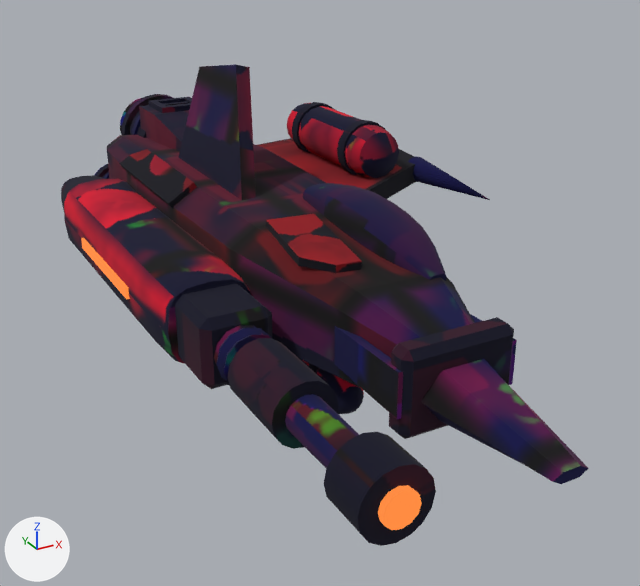
A saved change to the glTF model assets/models/ships/scrap_raider.glb.
One viewpoint serves both versions: a 50 mm lens placed at (-2.89, -6.45, 2.49), pointed at (0.25, -0.73, -0.37). Every picture has the same lights, and +X, +Y and +Z are marked at lower left. The older version comes first. Vertices at exactly the same position are counted once.

The first picture shows 'scrap_raider'.
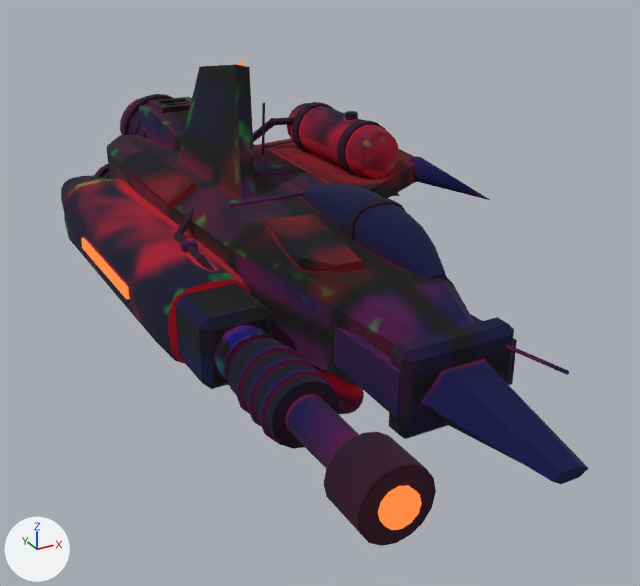
Boxes (x1, y1, x2, y2) around the edits, measured in the pictures (640 x 586 px):
'scrap_raider', reshaped
    before: (61, 64, 589, 546)
    after: (61, 62, 589, 546)
part 1 of me_scrap_raider, added
    after: (228, 192, 303, 208)
part 2 of me_scrap_raider, added
    after: (180, 240, 198, 252)
part 3 of me_scrap_raider, added
    after: (345, 111, 358, 120)
part 4 of me_scrap_raider, added
    after: (258, 369, 333, 445)
part 5 of me_scrap_raider, added
    after: (246, 357, 317, 427)
part 6 of me_scrap_raider, added
    after: (235, 346, 305, 414)
part 7 of me_scrap_raider, added (mostly hidden)
    after: (130, 112, 140, 135)
part 8 of me_scrap_raider, added (mostly hidden)
    after: (128, 99, 161, 135)
part 9 of me_scrap_raider, added
    after: (254, 160, 289, 177)
part 10 of me_scrap_raider, added
    after: (253, 103, 400, 196)
part 11 of me_scrap_raider, added (purple)
    after: (174, 209, 216, 271)
part 12 of me_scrap_raider, added
    after: (347, 199, 405, 240)
part 13 of me_scrap_raider, added
    after: (506, 345, 569, 375)
part 14 of me_scrap_raider, surface changed
    both: (61, 64, 589, 546)

Diff of the bpy script that builds the scene:
```diff
--- a/assets/models/ships/scrap_raider.glb.py
+++ b/assets/models/ships/scrap_raider.glb.py
@@ me_scrap_raider @@
 # used by ob_scrap_raider; location = (0.0, 0.0, 0.0)
-me_scrap_raider.from_pydata(...)  # 1959 vertices, 3722 faces; spans x -1.28..1.66, y -3.8..3.06, z -0.78..1.34
+me_scrap_raider.from_pydata(...)  # 2468 vertices, 4596 faces; spans x -1.28..1.66, y -3.8..3.06, z -0.78..1.36
+# me_scrap_raider part 1: a new loose piece, a box spanning x -0.45..0.45, y -0.637..-0.603, z 0.425..0.455, in mat_scrap_raider_steel_flat
+# me_scrap_raider part 2: a new loose piece, a box spanning x -0.905..-0.795, y -0.83..-0.77, z 0.215..0.285, in mat_scrap_raider_steel_flat
+# me_scrap_raider part 3: a new loose piece, an 8-sided cylinder along z spanning x 0.965..1.075, y 0.045..0.155, z 0.777..0.847, in mat_scrap_raider_dark_round
+# me_scrap_raider part 4: a new loose piece, a 12-sided cylinder along y spanning x -1.155..-0.685, y -2.62..-2.585, z -0.335..0.135, in mat_scrap_raider_steel
+# me_scrap_raider part 5: a new loose piece, a 12-sided cylinder along y spanning x -1.155..-0.685, y -2.46..-2.425, z -0.335..0.135, in mat_scrap_raider_steel
+# me_scrap_raider part 6: a new loose piece, a 12-sided cylinder along y spanning x -1.155..-0.685, y -2.3..-2.265, z -0.335..0.135, in mat_scrap_raider_steel
+# me_scrap_raider part 7: a new loose piece, a 12-sided cylinder along y spanning x -0.305..0.425, y 2.255..2.275, z -0.065..0.665, in mat_scrap_raider_steel
+# me_scrap_raider part 8: a new loose piece, a 12-sided cylinder along y spanning x -0.305..0.425, y 2.3..2.32, z -0.065..0.665, in mat_scrap_raider_steel
+# me_scrap_raider part 9: a new loose piece, a box spanning x 0.05..0.35, y -0.02..0.32, z 0.433..0.463, in mat_scrap_raider_armor
+# me_scrap_raider part 10: 69 vertices added at x 0.37..1.55, y -0.2..1.28, z -0.18..0.86
+# me_scrap_raider part 11: 36 vertices added at x -0.89..-0.6, y -1.41..-0.28, z 0.08..0.36
+# me_scrap_raider part 12: 32 vertices added at x 0.04..0.5, y -1.56..-1.5, z 0.23..0.63
+# me_scrap_raider part 13: 12 vertices added at x 0.29..0.37, y -3.35..-2.75, z 0.09..0.15
+# me_scrap_raider part 14: 3236 kept faces spanning x -1.26..1.66, y -3.8..2.88, z -0.78..1.34 get new texture (UV) coordinates
+# other edits to the shape of me_scrap_raider do not show in these pictures
 me_scrap_raider.materials.append(mat_scrap_raider_hull)
```
